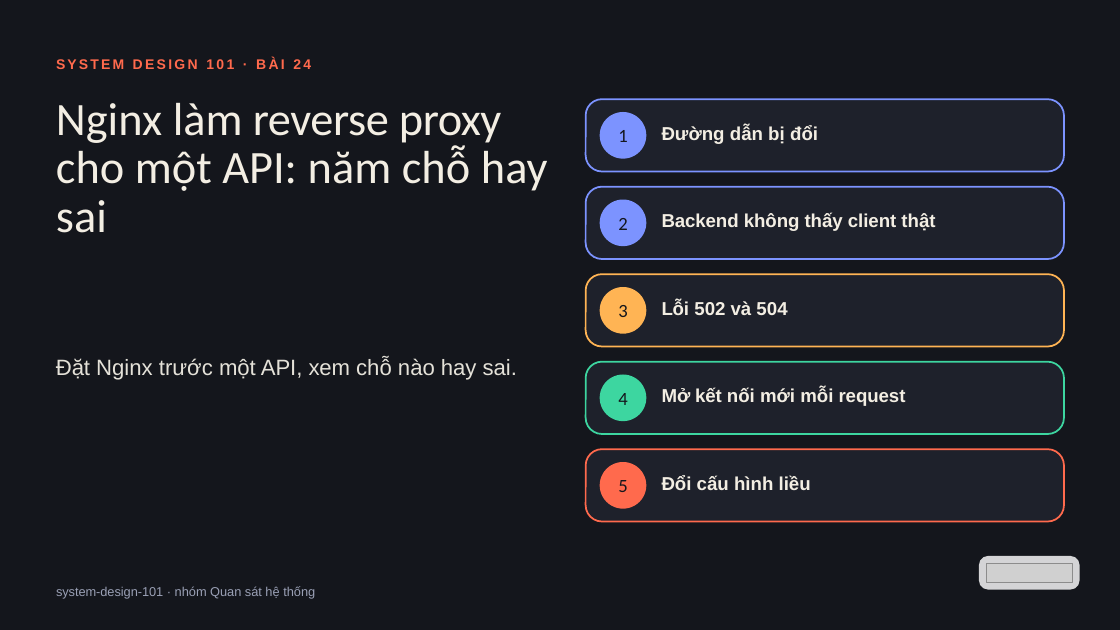
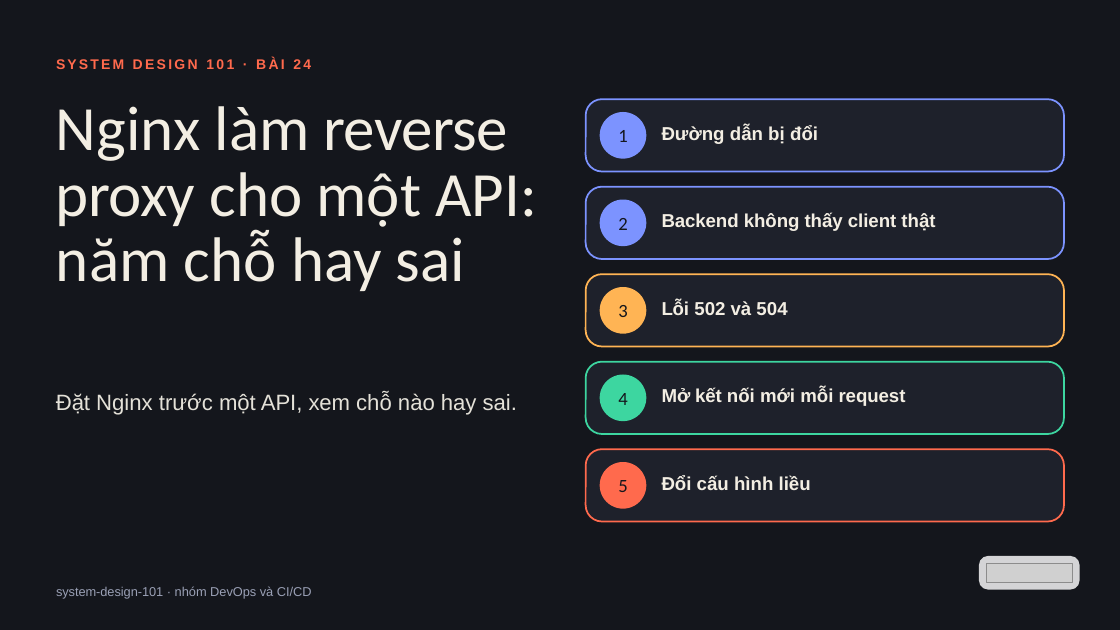
Before and after one commit to vohoailinh90/tool-marketing-studio, a slide deck: slide 1 of system-design-101/vi/lessons/sd-13-024/slides/sd-13-024.pptx. Drawn at 1120x630 pixels with LibreOffice and Linux fonts; fonts in the diff are those of the drawing; grey boxes stand for pictures. Boxes give left, top, right and bottom in pixels: in the first picture for what was removed or moved away, otherwise in the second. Text is boxed around its words. In the diff, an @@ line names an element or a change of style, - is before the commit and + after.

```diff
--- a/system-design-101/vi/lessons/sd-13-024/slides/sd-13-024.pptx
+++ b/system-design-101/vi/lessons/sd-13-024/slides/sd-13-024.pptx
@@ text "Nginx làm reverse proxy cho ..." at bbox=[56, 106, 537, 291]: size 59.6 to 81 pt; letter spacing 0 to -0.1 pt in "Nginx"; letter spacing -0.5 to -0.7 pt in "reverse"; letter spacing -0.6 to -0.8 pt in "proxy"; line spacing 62pt to 84.2pt @@
@@ text "Đặt Nginx trước một API, ...": place and size @@
-text "Đặt Nginx trước một API, ..." at bbox=[56, 357, 517, 380]
+text "Đặt Nginx trước một API, ..." at bbox=[56, 392, 517, 415]
@@ text at bbox=[56, 586, 312, 599]: text changed @@
-system-design-101 · nhóm Quan sát hệ thống
+system-design-101 · nhóm DevOps và CI/CD
```
Also in this commit, not shown: 5 other slides changed, 4 other files.
